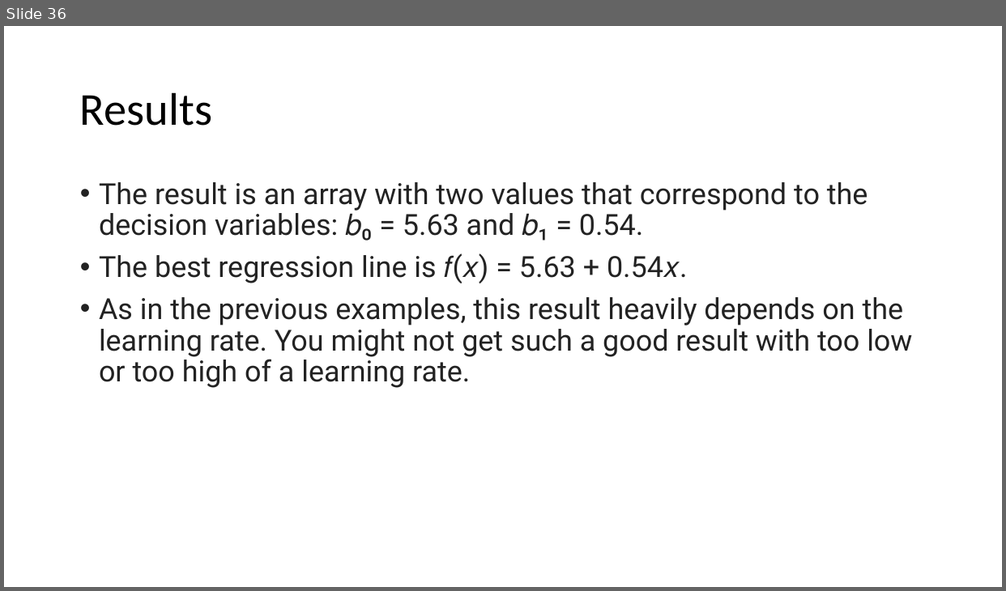
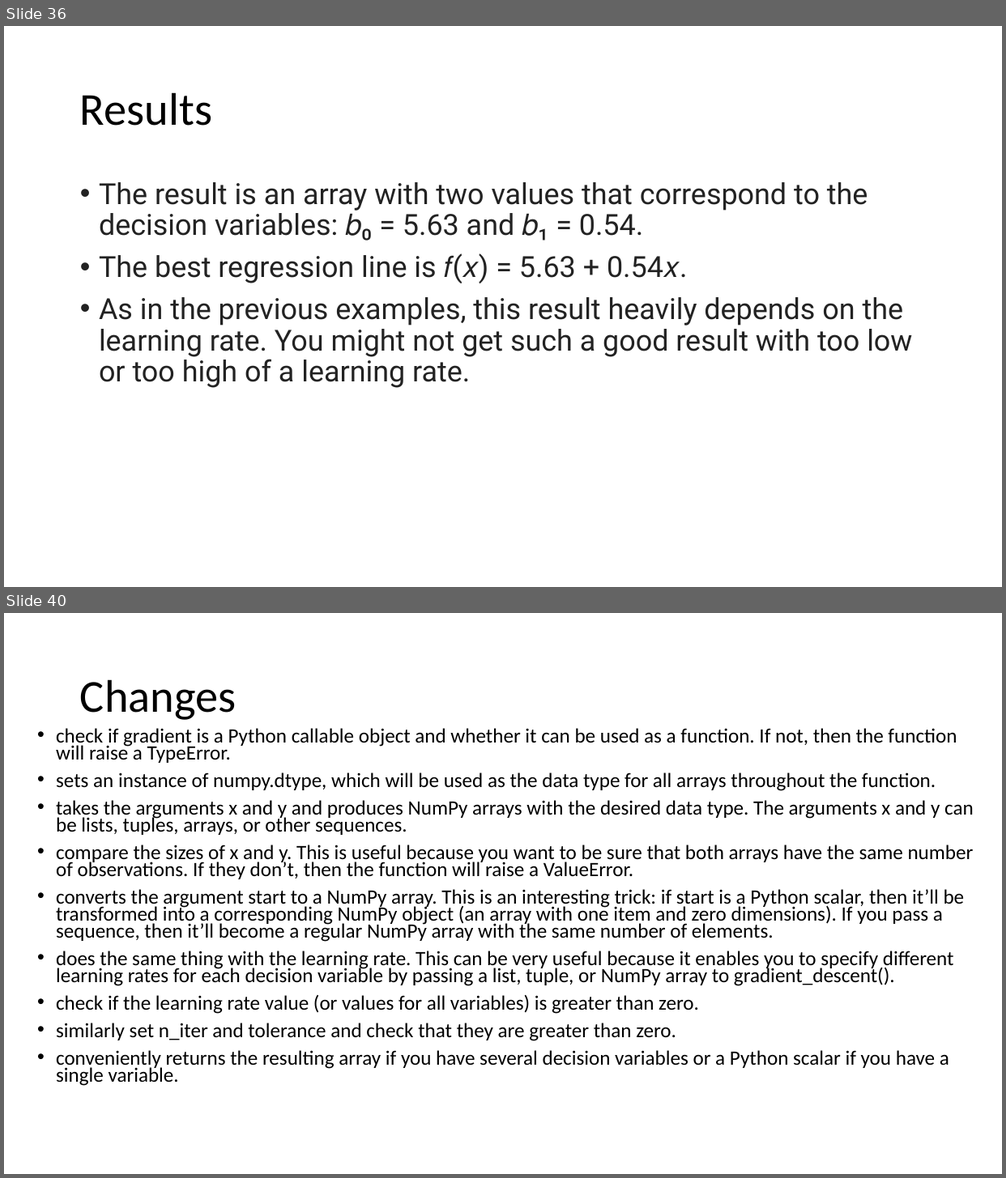
Before and after one commit to motazsaad/Math-Statistics-DataScience, a slide deck: slides/Stochastic Gradient Descent Algorithm.pptx. Shown one above the other, each under a label of ours: slide 36 before the commit, slides 36 and 40 after it; the slides between them are not shown. The pictures are 1006x591 and 1006x1178 pixels, drawn with LibreOffice and Linux fonts; fonts in the diff are those of the drawing. Boxes give left, top, right and bottom in pixels: in the first picture for what was removed or moved away, otherwise in the second. Text is boxed around its words. In the diff, an @@ line names an element or a change of style, - is before the commit and + after.

```diff
--- a/slides/Stochastic Gradient Descent Algorithm.pptx
+++ b/slides/Stochastic Gradient Descent Algorithm.pptx
@@ slide 40 added at (4, 613, 1002, 1174), background #FFFFFF @@
@@ title added at (80, 679, 236, 720), 44 pt, text #000000 @@
+Changes
@@ text added at (56, 728, 974, 1086), 19.6 pt, text #000000 @@
+• check if gradient is a Python callable object and whether it can be used as a function. If not, then the function will raise a TypeError.
+• sets an instance of numpy.dtype, which will be used as the data type for all arrays throughout the function.
+• takes the arguments x and y and produces NumPy arrays with the desired data type. The arguments x and y can be lists, tuples, arrays, or other sequences.
+• compare the sizes of x and y. This is useful because you want to be sure that both arrays have the same number of observations. If they don’t, then the function will raise a ValueError.
+• converts the argument start to a NumPy array. This is an interesting trick: if start is a Python scalar, then it’ll be transformed into a corresponding NumPy object (an array with one item and zero dimensions). If you pass a sequence, then it’ll become a regular NumPy array with the same number of elements.
+• does the same thing with the learning rate. This can be very useful because it enables you to specify different learning rates for each decision variable by passing a list, tuple, or NumPy array to gradient_descent().
+• check if the learning rate value (or values for all variables) is greater than zero.
+• similarly set n_iter and tolerance and check that they are greater than zero.
+• conveniently returns the resulting array if you have several decision variables or a Python scalar if you have a single variable.
```
Also in this commit, not shown: 15 other slides added, 2 slides removed.
